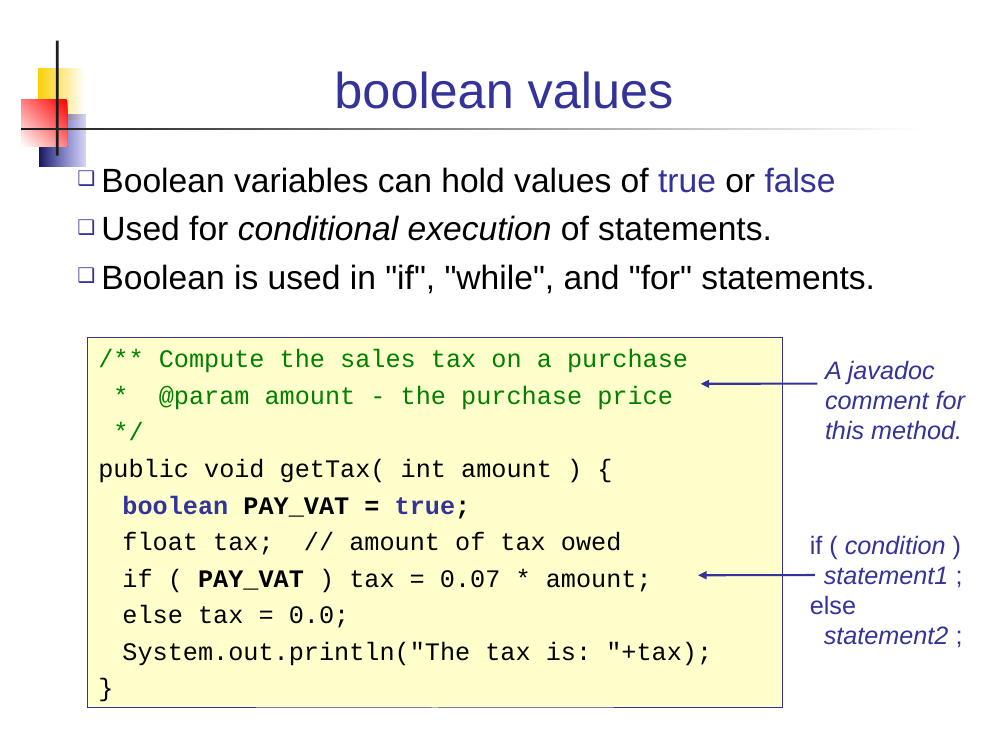
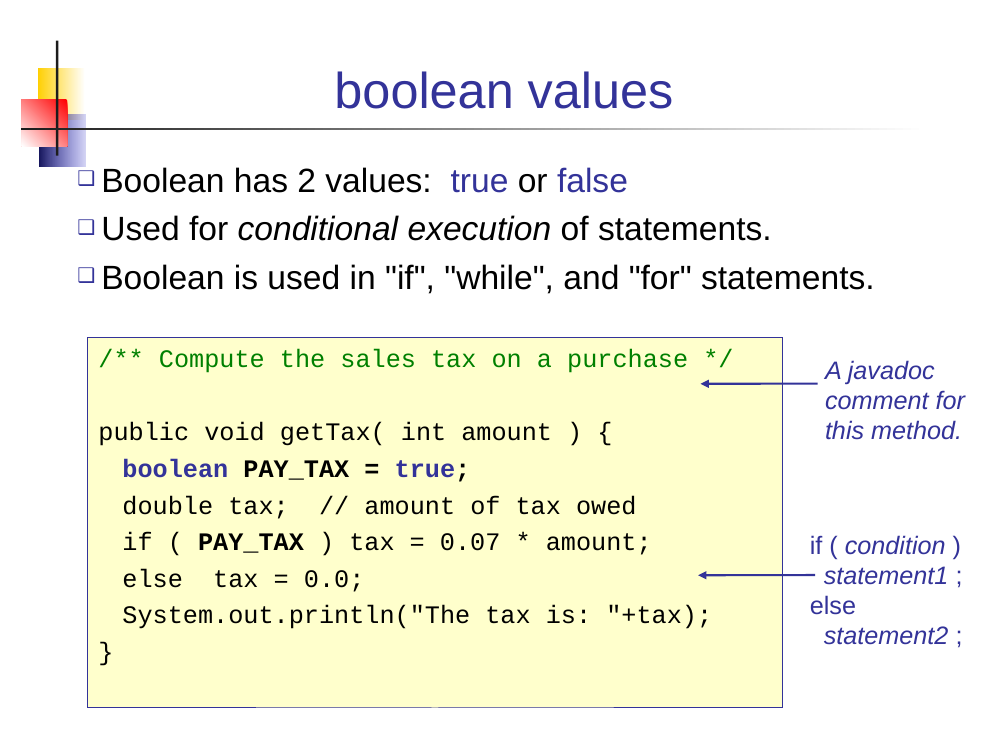
Before and after one commit to cpske/programming1, a slide deck: slide 20 of week2/3-Primitive-Datatypes.ppt (slide 18 before the commit). Drawn at 1008x756 pixels with LibreOffice and Linux fonts; fonts in the diff are those of the drawing. Boxes give left, top, right and bottom in pixels: in the first picture for what was removed or moved away, otherwise in the second. Text is boxed around its words. In the diff, an @@ line names an element or a change of style, - is before the commit and + after.

```diff
--- a/week2/3-Primitive-Datatypes.ppt
+++ b/week2/3-Primitive-Datatypes.ppt
@@ text at <box>101,167,628,193</box>: text changed @@
-❑ Boolean variables can hold values of true or false
+❑ Boolean has 2 values: true or false
@@ text in rectangle at <box>159,349,688,373</box>: text changed @@
-/** Compute the sales tax on a purchase
-* @param amount - the purchase price
-*/
+/** Compute the sales tax on a purchase */
@@ text in rectangle at <box>122,459,652,555</box>: text changed @@
-boolean PAY_VAT = true;
-float tax; // amount of tax owed
-if ( PAY_VAT ) tax = 0.07 * amount;
+boolean PAY_TAX = true;
+double tax; // amount of tax owed
+if ( PAY_TAX ) tax = 0.07 * amount;
```
Also in this commit, not shown: 7 other slides changed, 2 slides added, 3 other files.
